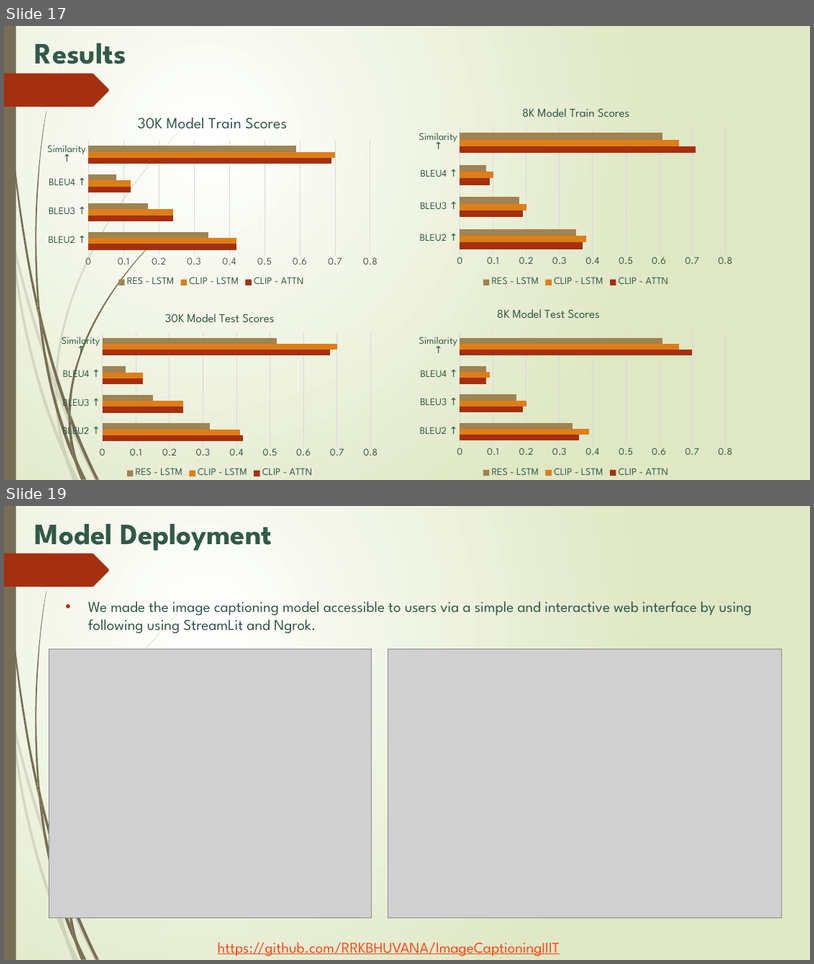
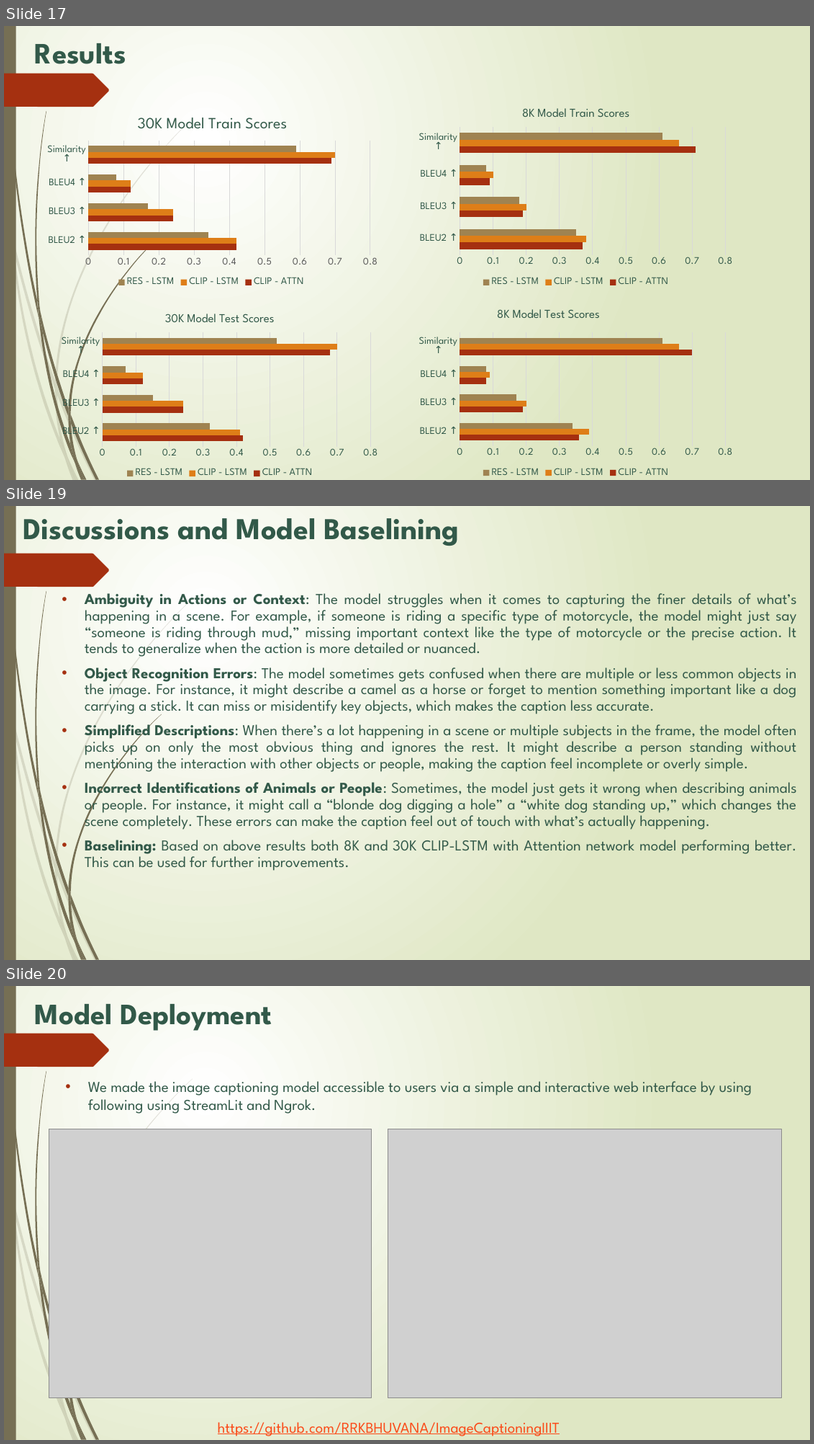
Before and after one commit to RRKBHUVANA/ImageCaptioningIIIT, a slide deck: Automatic Image Captioning_v3.pptx. Shown one above the other, each under a label of ours: slides 17 and 19 before the commit, slides 17, 19 and 20 after it; the slides between them are not shown. The pictures are 814x964 and 814x1444 pixels, drawn with LibreOffice and Linux fonts; fonts in the diff are those of the drawing; grey boxes stand for pictures. Boxes give left, top, right and bottom in pixels: in the first picture for what was removed or moved away, otherwise in the second. Text is boxed around its words. In the diff, an @@ line names an element or a change of style, - is before the commit and + after.

```diff
--- a/Automatic Image Captioning_v3.pptx
+++ b/Automatic Image Captioning_v3.pptx
@@ slide 19 added at [4,506,810,960], background gradient #FFFFFF to #DFE8C4; not listed: 24 template elements that a slide beside it also shows @@
@@ title added at [23,518,460,546], 36 pt, text #325949, bold @@
+Discussions and Model Baselining
@@ text added at [85,593,797,870], 18 pt, text #325949 @@
+• Ambiguity in Actions or Context: The model struggles when it comes to capturing the finer details of what’s happening in a scene. For example, if someone is riding a specific type of motorcycle, the model might just say “someone is riding through mud,” missing important context like the type of motorcycle or the precise action. It tends to generalize when the action is more detailed or nuanced.
+• Object Recognition Errors: The model sometimes gets confused when there are multiple or less common objects in the image. For instance, it might describe a camel as a horse or forget to mention something important like a dog carrying a stick. It can miss or misidentify key objects, which makes the caption less accurate.
+• Simplified Descriptions: When there’s a lot happening in a scene or multiple subjects in the frame, the model often picks up on only the most obvious thing and ignores the rest. It might describe a person standing without mentioning the interaction with other objects or people, making the caption feel incomplete or overly simple.
+• Incorrect Identifications of Animals or People: Sometimes, the model just gets it wrong when describing animals or people. For instance, it might call a “blonde dog digging a hole” a “white dog standing up,” which changes the scene completely. These errors can make the caption feel out of touch with what’s actually happening.
+• Baselining: Based on above results both 8K and 30K CLIP-LSTM with Attention network model performing better. This can be used for further improvements.
@@ what was slide 19 is now slide 20 @@
```
Also in this commit, not shown: 2 slides changed, 1 other file.
